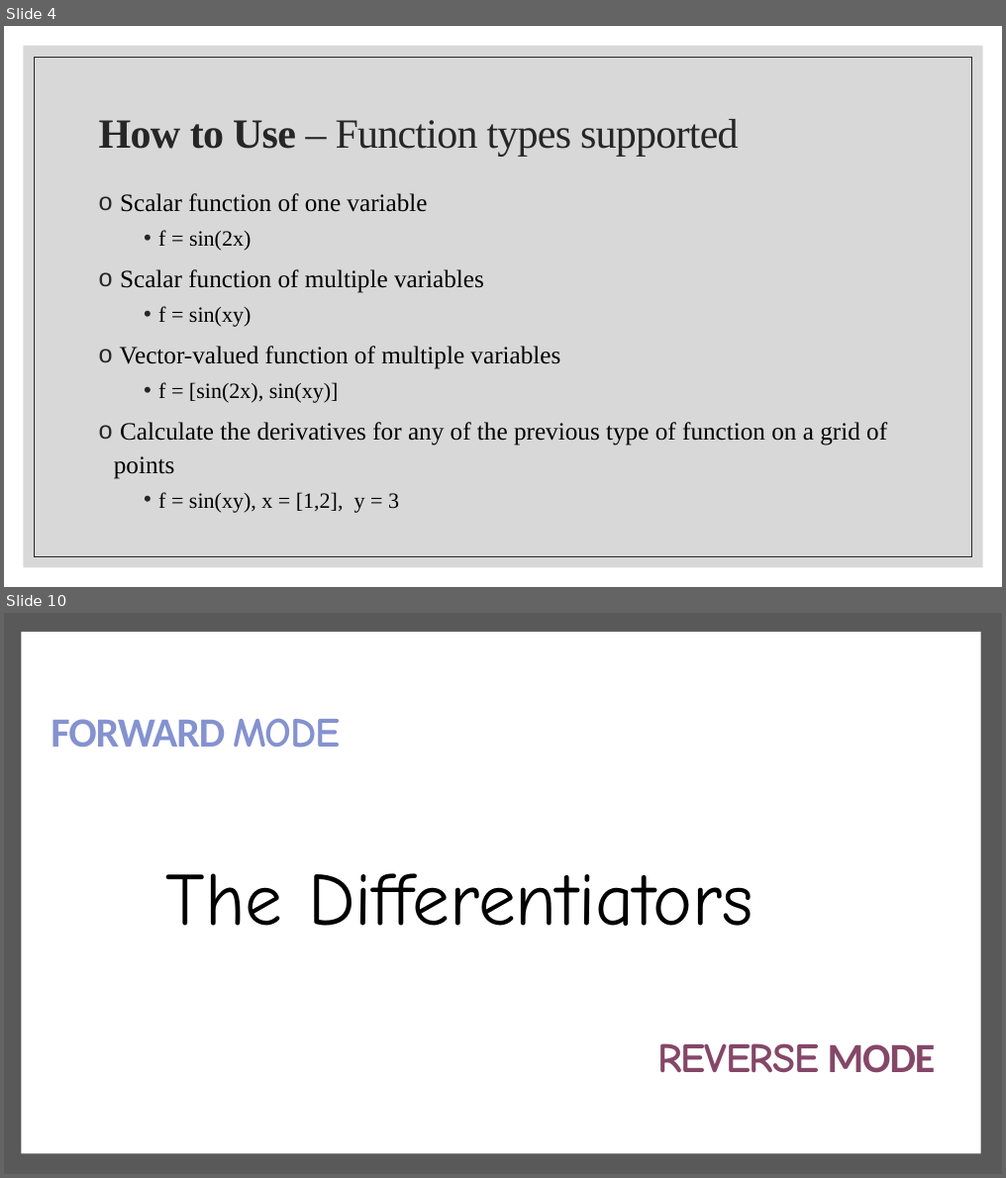
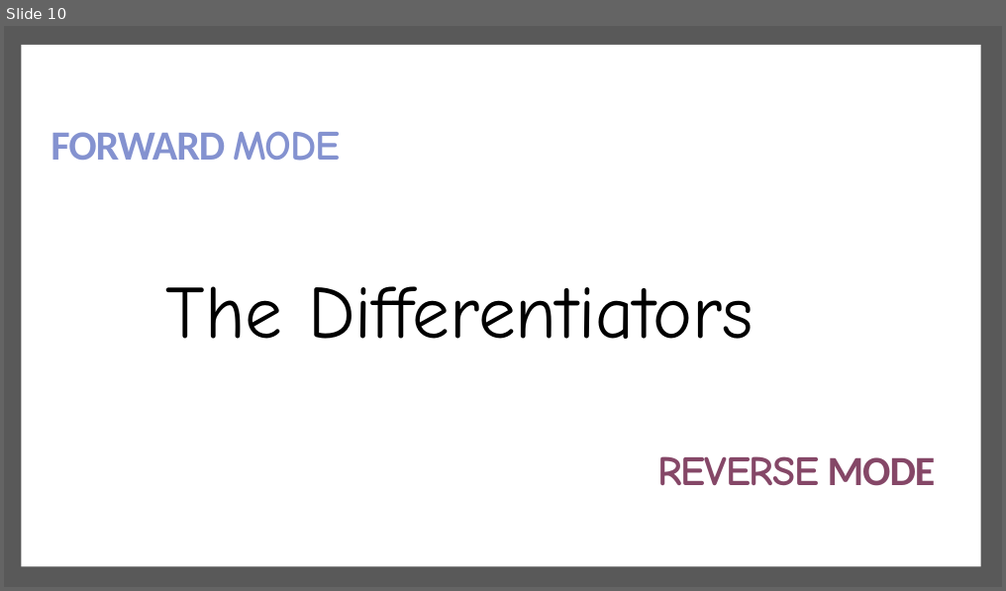
Before and after one commit to the-differentiators/cs207-FinalProject, a slide deck: docs/cs207-presentation.pptx. Shown one above the other, each under a label of ours: slides 4 and 10 before the commit, slide 10 after it; the slides between them are not shown. The pictures are 1006x1178 and 1006x591 pixels, drawn with LibreOffice and Linux fonts; fonts in the diff are those of the drawing; background and template pictures are left out. Boxes give left, top, right and bottom in pixels: in the first picture for what was removed or moved away, otherwise in the second. Text is boxed around its words. In the diff, an @@ line names an element or a change of style, - is before the commit and + after.

```diff
--- a/docs/cs207-presentation.pptx
+++ b/docs/cs207-presentation.pptx
@@ slide 4 removed at (4,26,1002,587), background #FFFFFF @@
@@ rectangle removed at (24,46,983,568) @@
@@ rectangle removed at (35,57,972,557) @@
@@ title removed at (99,119,739,156) @@
-How to Use – Function types supported
@@ text removed at (114,193,887,513) @@
-o Scalar function of one variable
-    • f = sin(2x)
-o Scalar function of multiple variables
-    • f = sin(xy)
-o Vector-valued function of multiple variables
-    • f = [sin(2x), sin(xy)]
-o Calculate the derivatives for any of the previous type of function on a grid of points
-    • f = sin(xy), x = [1,2], y = 3
```
Also in this commit, not shown: 6 slides changed, 3 slides added, 2 other slides removed, 1 other file.
